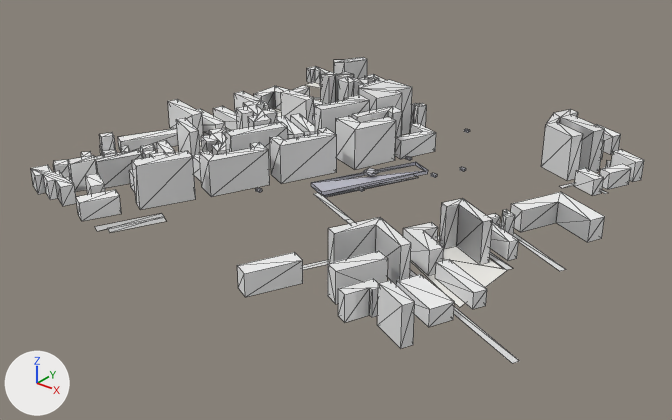
One commit to the glTF model white-model-six-districts/chunks/109_96_high.glb: the scene before it, then after it.
The view is the same before and after, from a 50 mm lens placed at (-4655.0, 1990.0, 427.0), pointed at (-5236.0, 2717.0, -24.0). Lighting does not change. The marker at lower left points along +X, +Y and +Z. The first picture is the older version. Mesh edges are drawn as thin lines. Vertices at exactly the same position are counted once.
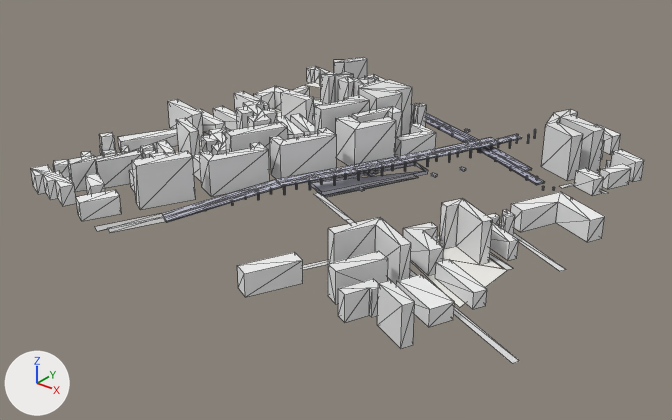
The edits, one by one:
me_mesh_0 is used by ob_mesh_0; location (0.0, 0.0, 0.0).
me_mesh_0 had 996 vertices, 1222 faces and spanned x -5520.0..-4921.0, y 2489.0..3029.0, z -13.0..61.0.
me_mesh_0 now has 1564 vertices, 1900 faces and spans x -5520.0..-4921.0, y 2489.0..3029.0, z -13.0..61.0.
me_mesh_0 part 1: 328 vertices added at x -5412.0..-5022.0, y 2548.0..3027.0, z -2.0..15.0.
Other edits to the shape of me_mesh_0 do not show in these pictures.

Boxes [x1, y1, x2, y2] around the edits, measured in the pictures (672 x 420 px):
part 1 of me_mesh_0, added: after [162, 113, 572, 223]
